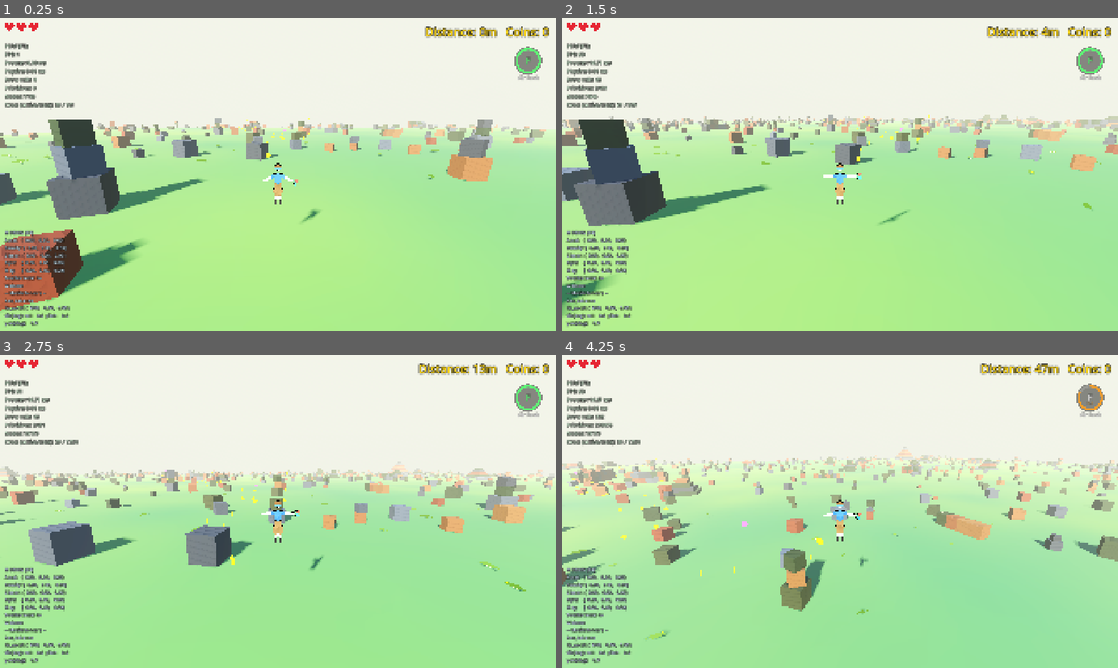
Above: before the commit, frames 1-4 (two rows, left to right).
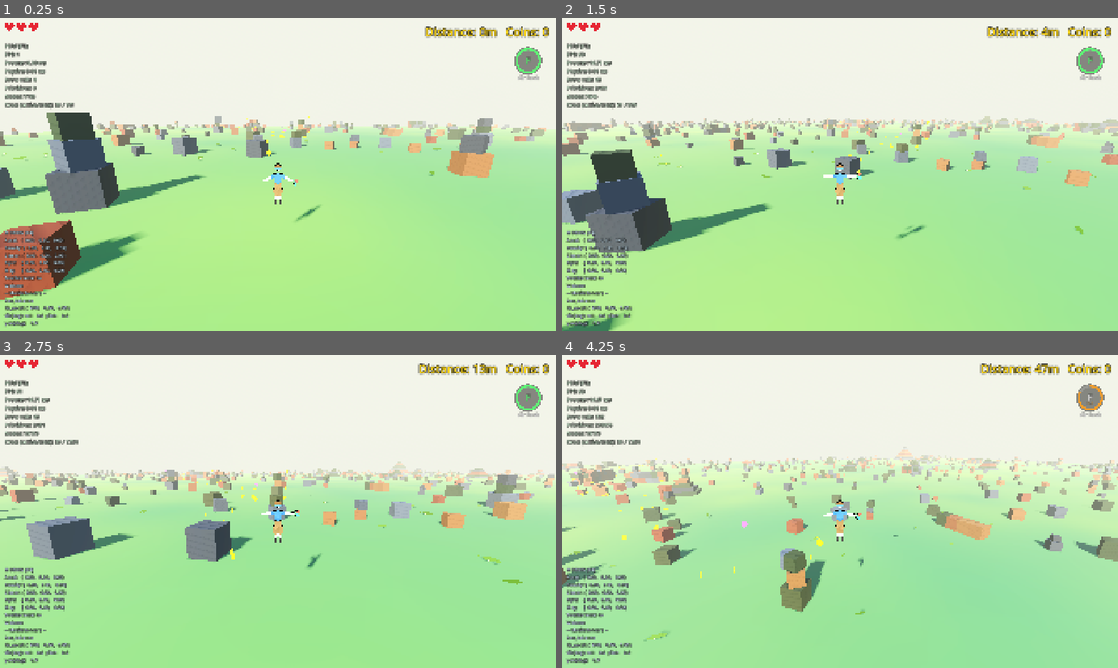
Above: after the commit, the same moments.

Repository: korjavin/godot-test1
Game: Godot game, scene res://scenes/main.tscn
The game is run twice, just before and just after one commit, with the same random seed, the same clock (stepped at 60 frames per second) and the same inputs.
Inputs (mouse positions are in pixels of both pictures, inside the frame that each line leads up to):
- Up to frame 1 (0.25 s): no input
- Up to frame 2 (1.5 s): tap Enter (ui_accept) at 0.5 s; move the mouse to (867, 174) at 0.52 s; hold W (move_forward) from 0.53 s (still down); tap Space (jump) at 0.6, 0.77, 1.07 s; move the mouse to (812, 174) at 1.27 s; tap Ctrl (duck) at 1.35 s
- Up to frame 3 (2.75 s): keep holding W (move_forward); tap Space (jump) at 1.52, 1.55, 1.82, 2.3 s; move the mouse to (289, 505) at 2.02 s; hold Shift (run) from 2.03 s (still down)
- Up to frame 4 (4.25 s): keep holding W (move_forward); move the mouse to (834, 517) at 2.77 s; release Shift (run) at 2.78 s; tap F (special_ability) at 2.85 s; tap Space (jump) at 3.02, 3.05, 3.32, 3.77, 3.8, 4.07 s; move the mouse to (878, 514) at 3.52 s; hold R (switch_character) from 3.53 s (still down)

The runs differ from the first frame. In frame 1, 5.3% of the frame differs, in the area x 0-99%, y 30-94%; in frame 2, 14%, in the area x 0-100%, y 30-100%; in frame 3, 4.0%; in frame 4, 0.9%.

Commit message:
feat: snappy jump arc (preserved 3.61m apex) + coyote time + jump buffer

Diff:
--- a/scripts/player_controller.gd
+++ b/scripts/player_controller.gd
@@ -44,22 +44,34 @@
 ## Jump velocity determines how high the character can jump
 ## Higher values = higher jumps
 ## Physics Note: This is the initial upward velocity when jumping.
-## Apex height scales with the SQUARE of this. With gravity = 3.6 the apex is
-## about JUMP_VELOCITY^2 / (2 * gravity): 5.1 -> ~3.6 m. Single blocks top out at
-## 2.5 m and structures are climbed in <=3 m steps, so everything stays jumpable.
-const JUMP_VELOCITY: float = 5.1
+## Apex height scales with the SQUARE of this: JUMP_VELOCITY^2 / (2 * gravity).
+## We doubled velocity (5.1 -> 10.2) AND quadrupled gravity (3.6 -> 14.4), so the
+## apex is EXACTLY unchanged: 10.2^2 / (2 * 14.4) = 3.6125 m — same as the old
+## 5.1^2 / (2 * 3.6). Single blocks top out at 2.5 m and structures are climbed
+## in <=3 m steps, so everything stays jumpable. What DID change is airtime
+## (2v/g): 2.83 s -> 1.42 s — the jump reads arcade-snappy instead of floaty.
+const JUMP_VELOCITY: float = 10.2
 
 ## Gravity value (meters per second squared)
-## This matches Earth's gravity. The physics engine uses this to pull
-## the character down when they're in the air.
-## Try changing this to simulate different planets!
-## - Moon: 1.6
-## - Mars: 3.7
-## - Earth: 9.8
-## - Jupiter: 24.8
-var gravity: float = 3.6
+## Deliberately unphysical: 14.4 (about 1.5× Earth) makes the jump arc snappy —
+## the character pops up and comes right back down instead of floating. Paired
+## with JUMP_VELOCITY above so the apex height is preserved (see the math there).
+## For reference, real planets: Moon 1.6, Mars 3.7, Earth 9.8, Jupiter 24.8.
+var gravity: float = 14.4
 
 ##  ProjectSettings.get_setting("physics/3d/default_gravity")
+
+## Coyote time: for this many seconds AFTER walking off a ledge the jump still
+## fires, as if the ground were still underfoot. Players expect it — without it
+## a jump pressed one frame late at a block edge silently eats the input.
+const COYOTE_TIME: float = 0.12
+## Jump buffer: a jump pressed this many seconds BEFORE landing is remembered
+## and fires on the first grounded frame, so button-mashing near the ground
+## never drops a jump.
+const JUMP_BUFFER_TIME: float = 0.12
+## Countdown timers for the two grace windows above (ticked in _physics_process).
+var coyote_timer: float = 0.0
+var jump_buffer_timer: float = 0.0
 
 # ============================================================================
 # SECTION 3: CAMERA AND ROTATION SETTINGS
@@ -540,12 +552,25 @@
 		# Note: We multiply by delta to make it frame-rate independent
 		velocity.y -= frame_gravity * delta
 
-	# STEP 2: Handle Jumping
-	# Check if jump button is pressed AND character is on the ground. Giant Teibi
+	# STEP 2: Handle Jumping (with coyote time + jump buffer — see SECTION 2)
+	# Refresh the coyote window while grounded; tick it down while airborne.
+	if is_on_floor():
+		coyote_timer = COYOTE_TIME
+	else:
+		coyote_timer = maxf(0.0, coyote_timer - delta)
+	# A fresh press arms the buffer; otherwise the buffer ticks down.
+	if Input.is_action_just_pressed("jump"):
+		jump_buffer_timer = JUMP_BUFFER_TIME
+	else:
+		jump_buffer_timer = maxf(0.0, jump_buffer_timer - delta)
+	# Fire when a buffered press meets ground OR the coyote window. Giant Teibi
 	# is too heavy to leave the ground, so he can't jump while transformed.
-	if Input.is_action_just_pressed("jump") and is_on_floor() and not is_giant:
-		# Set upward velocity for jump
+	if jump_buffer_timer > 0.0 and (is_on_floor() or coyote_timer > 0.0) and not is_giant:
+		# Set upward velocity for jump. Zero BOTH timers so the same press can't
+		# fire twice (e.g. a coyote jump immediately re-triggering off the buffer).
 		velocity.y = JUMP_VELOCITY
+		coyote_timer = 0.0
+		jump_buffer_timer = 0.0
 		_sfx("play_jump")
 
 	# STEP 3: Handle Ducking
@@ -1575,7 +1600,10 @@
 ## How long the boost lasts, in seconds.
 const WINDMAN_BOOST_DURATION: float = 4.0
 ## Gravity multiplier while boosting, so Windman glides instead of dropping.
-const WINDMAN_GRAVITY_FACTOR: float = 0.45
+## Retuned with the snappy-jump gravity change: 14.4 × 0.1125 = 1.62 m/s² —
+## byte-identical to the old 3.6 × 0.45, so the Air Rush glide feel is
+## preserved exactly even though base gravity quadrupled.
+const WINDMAN_GRAVITY_FACTOR: float = 0.1125
 ## Upward launch applied on activation so he gets airborne to use the speed.
 const WINDMAN_LIFT: float = 6.0
 
Not shown, changed: docs/plans/20260814-game-feel-juice.md
